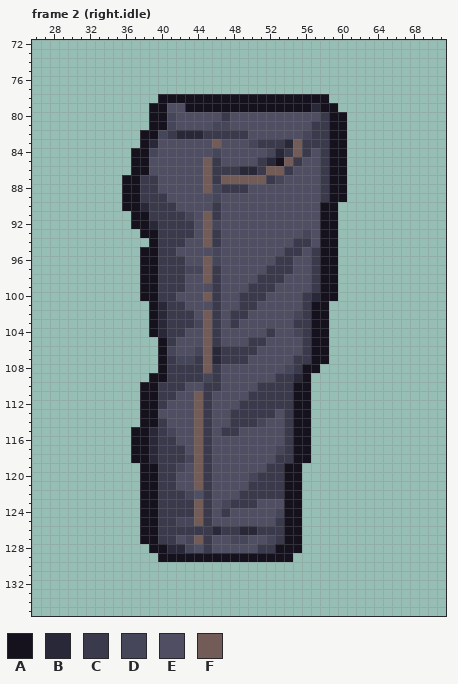
Pixel-art file, stored at assets/source/characters/player-r01/editable/bottom.jeans.aseprite. That is the earlier state.
96x144 pixels, 4 frames. Colours within 5 levels of each other are drawn and written as one. Shown: frame 2 (right.idle): x 26..71, y 72..135. The commit also changed other frames, which this record leaves out.
Palette (. is transparent): A #15121d  B #292838  C #3a3a4c  D #46465a  E #4f4e62  F #735c57
Once edited:
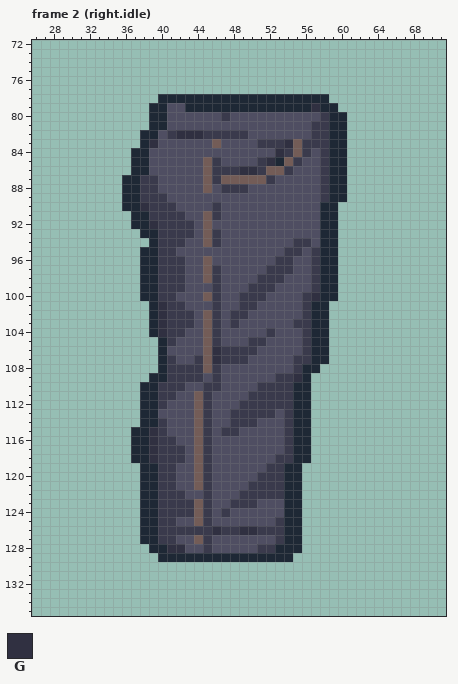
Colours new in this view: G #303041
Edits made:
@@ palette @@
-A #15121d
+A #1e2835
--- frame 2 (right.idle)
@@ x 36..59 @@
  78 ....AAAAAAAAAAAAAAAAAAA.
- 79 ...AAEEAAAAAAAAAAAAAABAA
- 80 ...AADEEEEECEEEEEEEEEECA
- 81 ...AADEEEEDDEEEEEEEEECCA
- 82 ..AADCBBBCCCCCEEEEEEDCCA
- 83 ..ABEEEEEEFEEEDCCCBFCCCA
- 84 .AADEEEEEEDEEEEEDBCFCECA
- 85 .AAEEEEEEFCEEEECBAFCEECA
- 86 .AAEEEEEEFCCCBBCFFCEEECA
- 87 AACCEEEEEFCFFFFFCDEEEECA
- 88 AACCEEEEEFDCCCEEEEEEEECA
- 89 AACCCEEEEEDEEEEEEEEEEECA
- 90 AABCCCEEEECEEEEEEEEEEEAA
- 91 .AACCCCDEFCEEEEEEEEEEEAA
- 92 .AABCCCCEFDEEEEEEEEEEEAA
- 93 ..AACCCCEFCEEEEEEEEEDEAA
+ 79 ...AAEEAAAAAAAAAAAAAAGAA
+ 80 ...AAEEEEEECEEEEEEEEEECA
+ 81 ...AAEEEEEEEEEEEEEEEECCA
+ 82 ..AAECGGGCCCCCEEEEEEECCA
+ 83 ..AGEEEEEEFEEEECCCGFCCCA
+ 84 .AAEEEEEEEEEEEEEEGCFCECA
+ 85 .AAEEEEEEFCEEEECGAFCEECA
+ 86 .AAEEEEEEFCCCGGCFFCEEECA
+ 87 AACCEEEEEFCFFFFFCEEEEECA
+ 88 AACCEEEEEFECCCEEEEEEEECA
+ 89 AACCCEEEEEEEEEEEEEEEEECA
+ 90 AAGCCCEEEECEEEEEEEEEEEAA
+ 91 .AACCCCEEFCEEEEEEEEEEEAA
+ 92 .AAGCCCCEFEEEEEEEEEEEEAA
+ 93 ..AACCCCEFCEEEEEEEEEEEAA
  94 ...ACCCEEFCEEEEEEEECCEAA
- 95 ..AACCEEEEDEEEEEEECCECAA
- 96 ..AACCCEEFDEEEEEECCEECAA
- 97 ..AACCCDDFCEEEEECCCEECAA
+ 95 ..AACCEEEEEEEEEEEECCECAA
+ 96 ..AACCCEEFEEEEEEECCEECAA
+ 97 ..AACCCEEFCEEEEECCCEECAA
  98 ..AACCCEEFCEEEECCCEEECAA
  99 ..AACCCEEECEEECCCEEEECAA
-100 ..AACCEEEFCEECCCEEEECBAA
-101 ...ABCCEEECEECCEEEEECAA.
-102 ...ABCCCEFCECCEEEEEDCAA.
-103 ...ABCCCDFCECEEEEEECCAA.
-104 ...ABCCEEFCEEEEECEEDCAA.
+100 ..AACCEEEFCEECCCEEEECGAA
+101 ...AGCCEEECEECCEEEEECAA.
+102 ...AGCCCEFCECCEEEEEECAA.
+103 ...AGCCCEFCECEEEEEECCAA.
+104 ...AGCCEEFCEEEEECEEECAA.
 105 ....ACEEEFCEEECCEEEECAA.
-106 ....ADEEDFBCCCCEEEEECAA.
-107 ....ACDDCFBCCCEEEEECCAA.
-108 ....ACCCCFCEEEEEEEDCAA..
-109 ...AACCCCDCEEEEEECCBA...
+106 ....AEEEEFGCCCCEEEEECAA.
+107 ....ACEECFGCCCEEEEECCAA.
+108 ....ACCCCFCEEEEEEEECAA..
+109 ...AACCCCECEEEEEECCGA...
 110 ..AACCCEECCEEEECCCCAA...
@@ x 37..55 @@
 113 .AAEEEEFCEECCCCCECA
-114 .AACEEEFCEECCCDEECA
-115 AABCDEEFCECCEEEEECA
-116 AABCCEEFCEEEEEEEECA
-117 AABCCCEFCEEEEEEEDCA
-118 AABCCCDFCEEEEEEECCA
-119 .AACCDEFCEEEEEECCAA
-120 .AACCEEFCEEEEDCCCAA
+114 .AACEEEFCEECCCEEECA
+115 AAGCEEEFCECCEEEEECA
+116 AAGCCEEFCEEEEEEEECA
+117 AAGCCCEFCEEEEEEEECA
+118 AAGCCCEFCEEEEEEECCA
+119 .AACCEEFCEEEEEECCAA
+120 .AACCEEFCEEEEECCCAA
 121 .AACCEEFCEEEECCCCAA
-122 .AACCCDECEEECCCCCAA
-123 .AACCCCFCEDCCCEEEAA
-124 .AACCCCFCECEEEEEDAA
-125 .AACCDDFCEEEEEEECAA
-126 .AACCCCCCBCCBBCCCAA
-127 .AACCEDFCEEDDEEDCAA
-128 ..AABBDECEEEEECCAAA
+122 .AACCCEECEEECCCCCAA
+123 .AACCCCFCEECCCEEEAA
+124 .AACCCCFCECEEEEEEAA
+125 .AACCEEFCEEEEEEECAA
+126 .AACCCCCCGCCGGCCCAA
+127 .AACCEEFCEEEEEEECAA
+128 ..AAGGEECEEEEECCAAA
 129 ...AAAAAAAAAAAAAAA.
